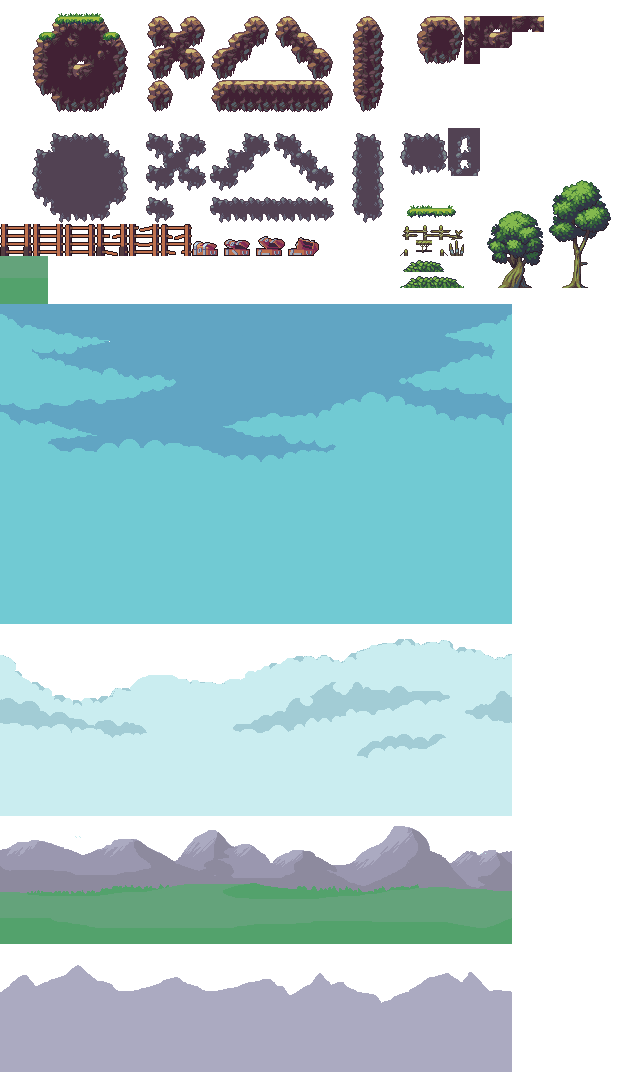
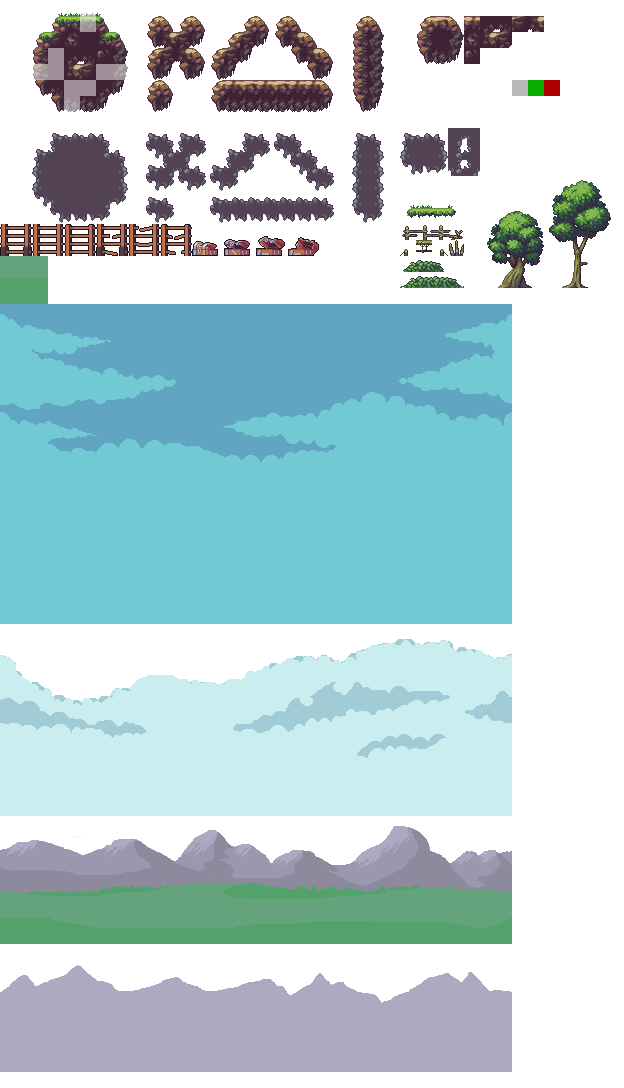
Layers edited between the first and the second 624px x 1088px image:
added layer "Layer 2" (50%) above "Layer 1" over [left=33, top=13, right=128, bottom=112]
renamed "Capa 1" to "Layer 1", painted on it over [left=33, top=13, right=560, bottom=992]
hid "Background", painted on it over [left=33, top=13, right=560, bottom=992]
